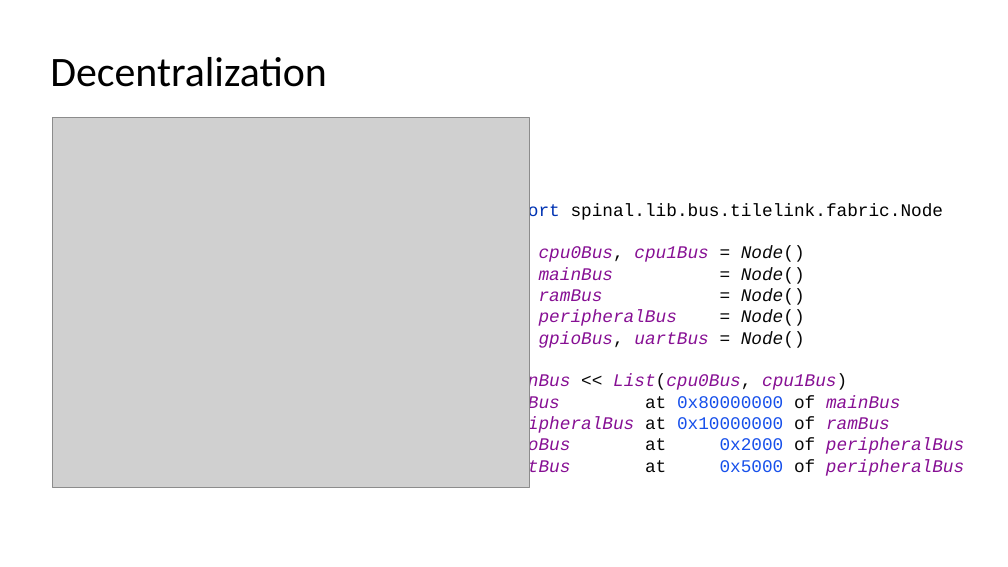
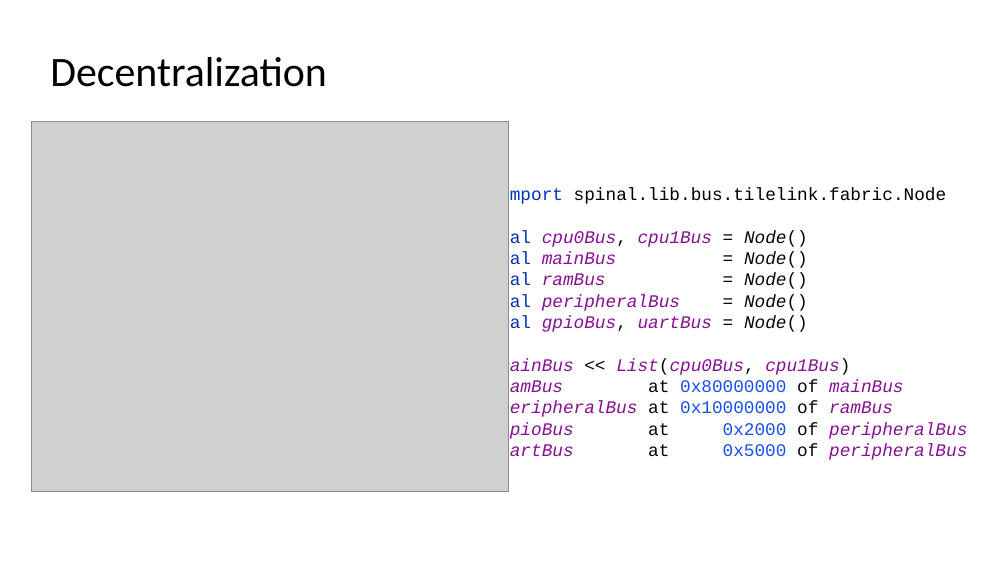
Before and after one commit to SpinalHDL/SpinalDoc, a slide deck: slide 7 of presentation/en/spinalhdl_210723/spinalhdl_210723.odp. Drawn at 1008x567 pixels with LibreOffice and Linux fonts; fonts in the diff are those of the drawing; grey boxes stand for pictures; background and template pictures are left out. Boxes give left, top, right and bottom in pixels: in the first picture for what was removed or moved away, otherwise in the second. Text is boxed around its words. In the diff, an @@ line names an element or a change of style, - is before the commit and + after.

```diff
--- a/presentation/en/spinalhdl_210723/spinalhdl_210723.odp
+++ b/presentation/en/spinalhdl_210723/spinalhdl_210723.odp
@@ picture: place and size @@
-picture at (53,118,530,487)
+picture at (31,122,508,491)
@@ text "import spinal.lib.bus.tilelink.fabric.Node val cpu0Bus, cpu1 ...": place and size @@
-text "import spinal.lib.bus.tilelink.fabric.Node val cpu0Bus, cpu1 ..." at (496,203,964,477)
+text "import spinal.lib.bus.tilelink.fabric.Node val cpu0Bus, cpu1 ..." at (499,188,967,462)
```
Also in this commit, not shown: 8 other slides changed, 1 other file.
